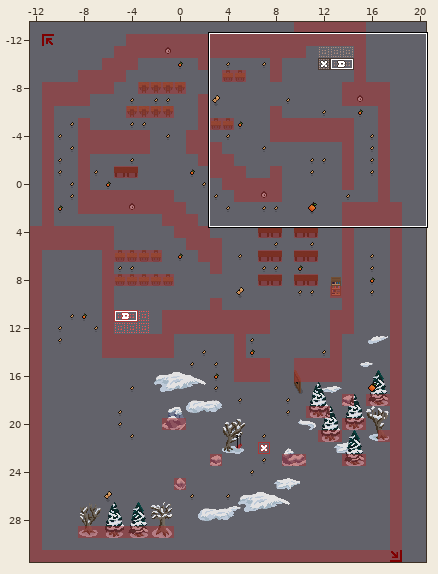
Two states of a Tiled map, schoolBoyBattle/Resources/debugTerrain.tmx. The picture above shows the old version from afar; the outline marks the close-up.
Close-up. Before the edit:
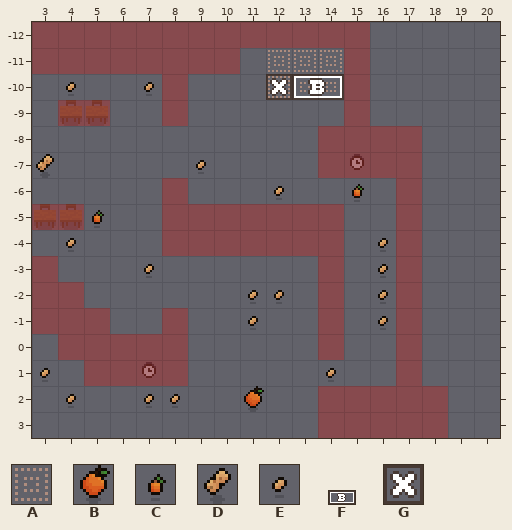
Cells are 13x13 px. Shown: x 3..20, y -12..3. The commit also changed other parts of the map, which this record leaves out. Tiles whose own drawing changed are shown in their newer look in all pictures. Not drawn, because the pictures are missing: unchanged layer "0-base".
Key: from "config": A 6 "spawn-black", B 8 "mandarin-big", C 9 "mandarin-small", D 10 "peanut-big", E 11 "peanut-small", F 12 "boss-black", G 14 "spawn-player-black".
_ is an empty cell.
Layers that did not change in this view are not listed.
Layer "1-spawns" before, first column x 3:
-12 __________________
-11 _________AAA______
-10 _________AAA______
 -9 __________________
 -8 __________________
 -7 __________________
 -6 __________________
 -5 __________________
 -4 __________________
 -3 __________________
 -2 __________________
 -1 __________________
  0 __________________
  1 __________________
  2 __________________
  3 __________________
Layer "6-candy-placements" before, first column x 3:
-12 __________________
-11 __________________
-10 _E__E_____________
 -9 __________________
 -8 __________________
 -7 D_____E___________
 -6 _________E__C_____
 -5 __C_______________
 -4 _E___________E____
 -3 ____E________E____
 -2 ________EE___E____
 -1 ________E____E____
  0 __________________
  1 E__________E______
  2 _E__EE__B_________
  3 __________________
Now the later version:
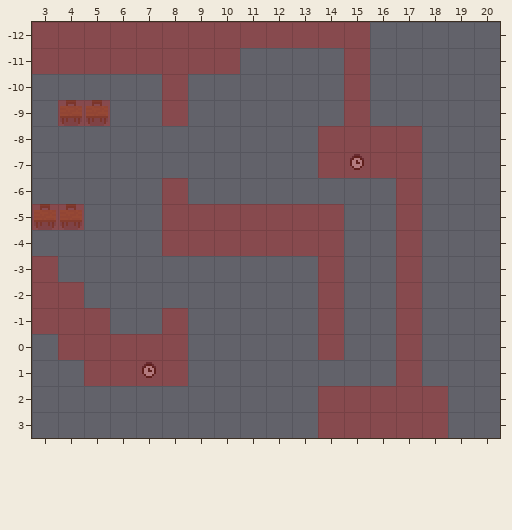
Difference:
{"where": "layer \"1-spawns\" (now hidden)"}
{"y":-11,"x":12,"old":"AAA","new":"___"}
{"y":-10,"x":12,"old":"AAA","new":"___"}
{"where": "layer \"5-config\" (now hidden)"}
{"y":-10,"x":12,"old":"GF","new":"__"}
{"where": "layer \"6-candy-placements\" (now hidden)"}
{"y":-10,"x":4,"old":"E","new":"_"}
{"y":-10,"x":7,"old":"E","new":"_"}
{"y":-7,"x":3,"old":"D","new":"_"}
{"y":-7,"x":9,"old":"E","new":"_"}
{"y":-6,"x":12,"old":"E","new":"_"}
{"y":-6,"x":15,"old":"C","new":"_"}
{"y":-5,"x":5,"old":"C","new":"_"}
{"y":-4,"x":4,"old":"E","new":"_"}
{"y":-4,"x":16,"old":"E","new":"_"}
{"y":-3,"x":7,"old":"E","new":"_"}
{"y":-3,"x":16,"old":"E","new":"_"}
{"y":-2,"x":11,"old":"EE","new":"__"}
{"y":-2,"x":16,"old":"E","new":"_"}
{"y":-1,"x":11,"old":"E","new":"_"}
{"y":-1,"x":16,"old":"E","new":"_"}
{"y":1,"x":3,"old":"E","new":"_"}
{"y":1,"x":14,"old":"E","new":"_"}
{"y":2,"x":4,"old":"E","new":"_"}
{"y":2,"x":7,"old":"EE","new":"__"}
{"y":2,"x":11,"old":"B","new":"_"}
